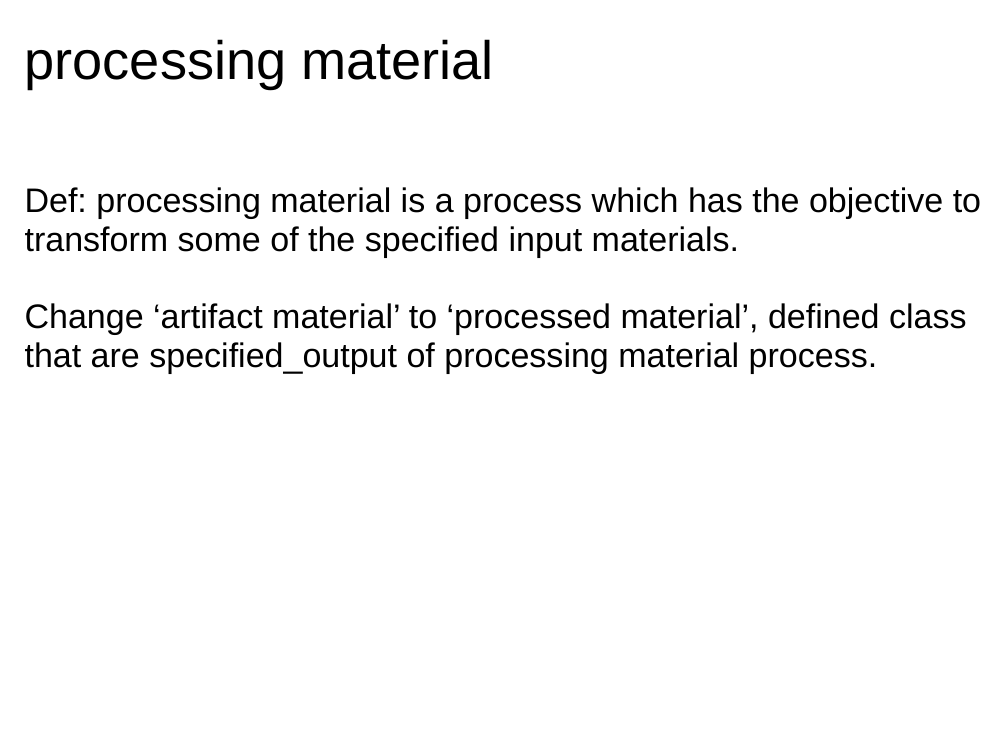
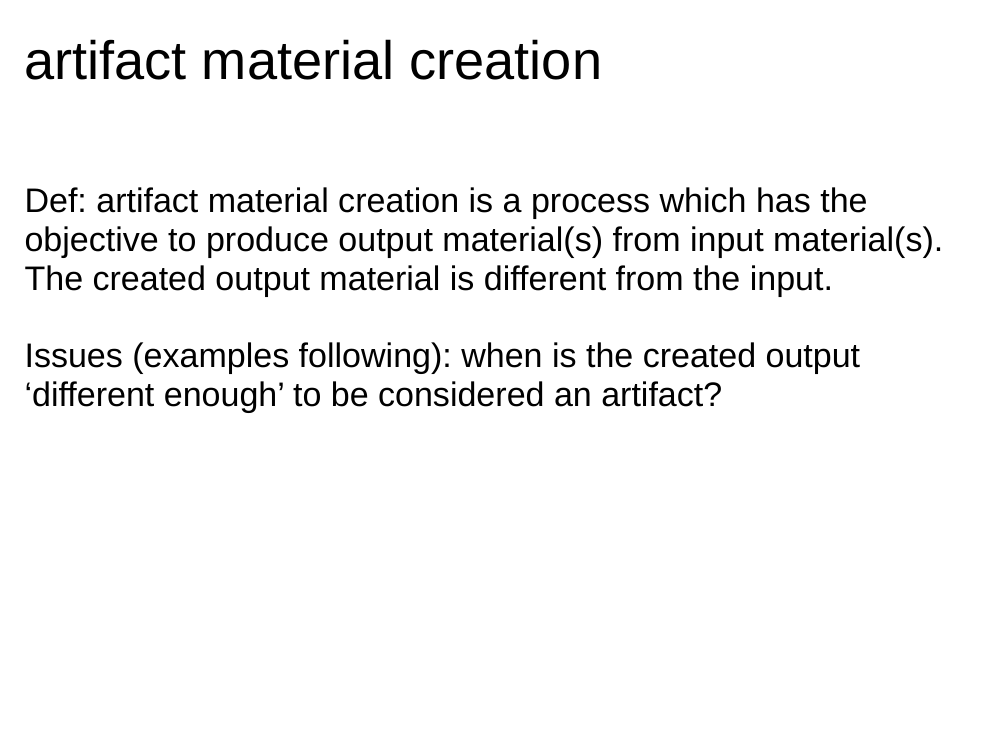
Before and after one commit to obi-ontology/obi-legacy-svn, a slide deck: slide 10 of trunk/docs/developer/PlanAndPlannedProcessDocs/Plans_and_Planned_Processes.ppt. Drawn at 1008x756 pixels with LibreOffice and Linux fonts; fonts in the diff are those of the drawing. Boxes give left, top, right and bottom in pixels: in the first picture for what was removed or moved away, otherwise in the second. Text is boxed around its words. In the diff, an @@ line names an element or a change of style, - is before the commit and + after.

```diff
--- a/trunk/docs/developer/PlanAndPlannedProcessDocs/Plans_and_Planned_Processes.ppt
+++ b/trunk/docs/developer/PlanAndPlannedProcessDocs/Plans_and_Planned_Processes.ppt
@@ title at [25,39,603,80]: text changed @@
-processing material
+artifact material creation
@@ text at [25,187,943,413]: text changed @@
-Def: processing material is a process which has the objective to transform some of the specified input materials.
-Change ‘artifact material’ to ‘processed material’, defined class that are specified_output of processing material process.
+Def: artifact material creation is a process which has the objective to produce output material(s) from input material(s). The created output material is different from the input.
+Issues (examples following): when is the created output ‘different enough’ to be considered an artifact?
```
Also in this commit, not shown: 10 other slides changed.
